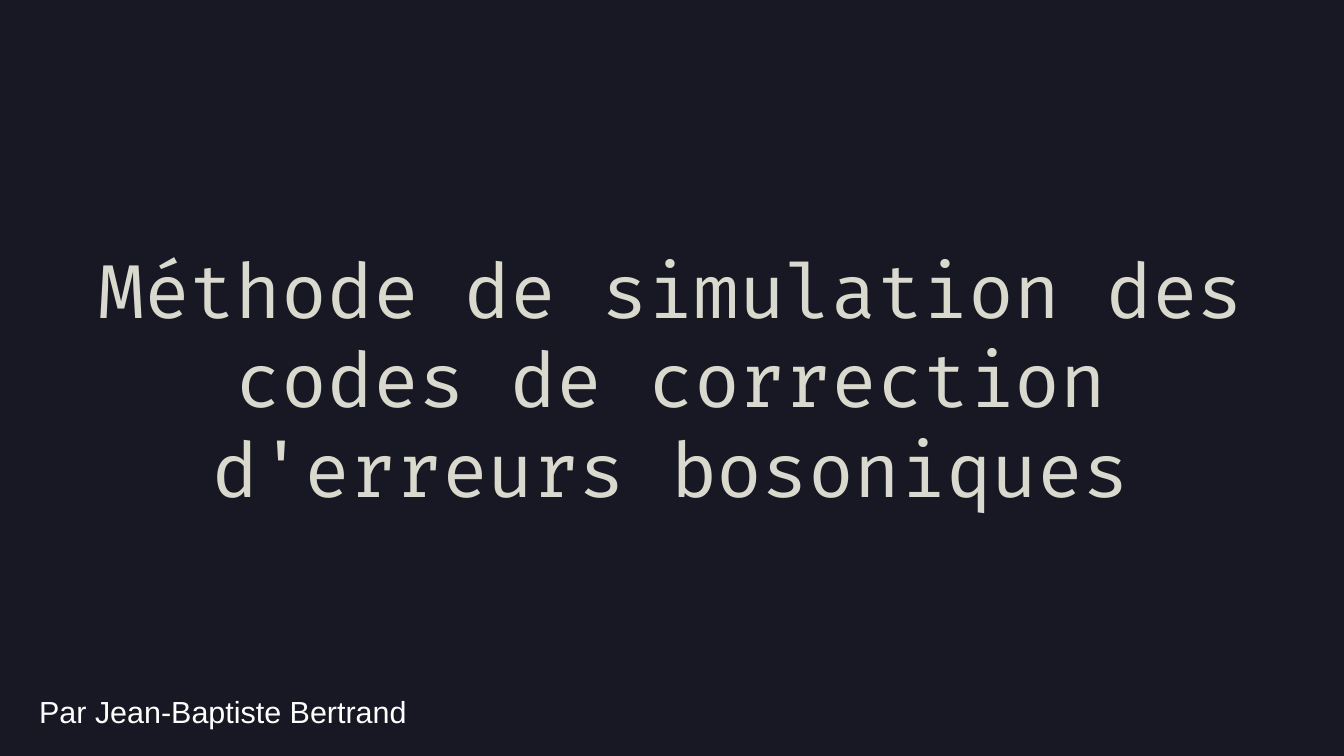
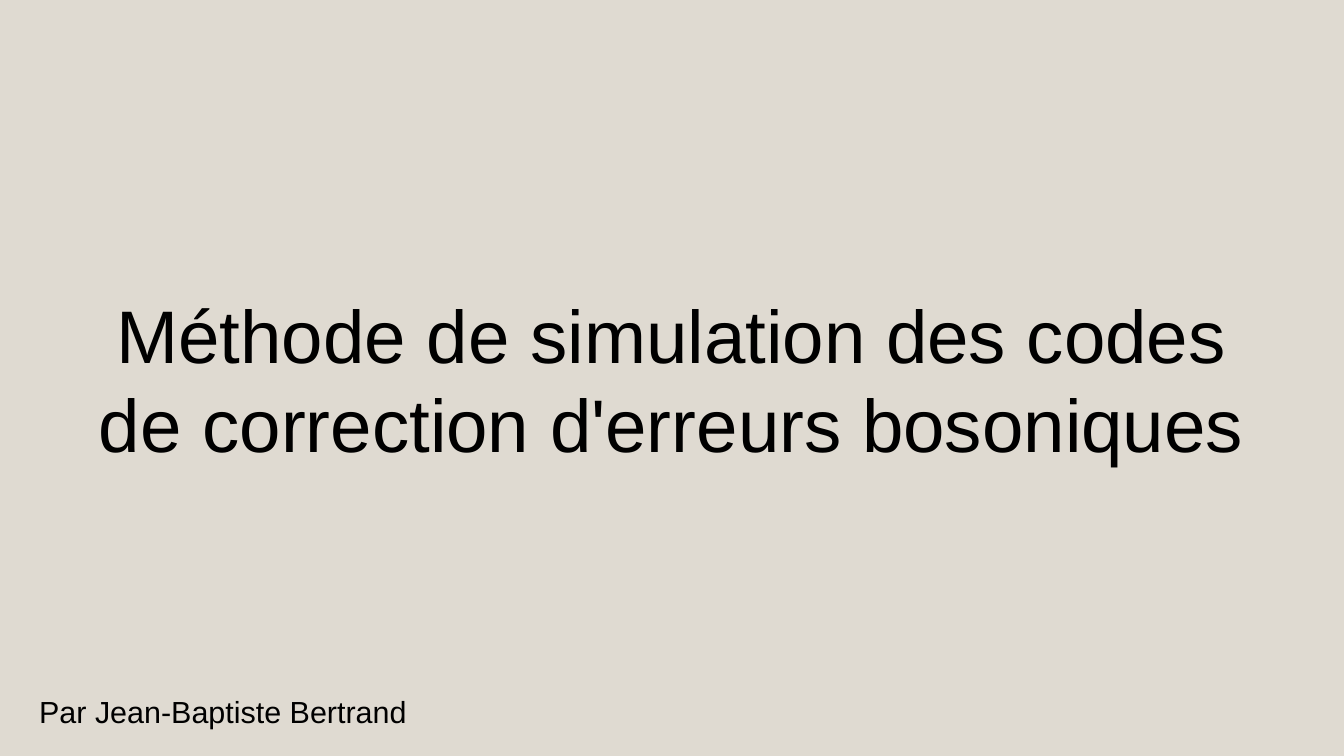
Before and after one commit to AmdaU/presentations, a slide deck: slide 1 of Seminaire/Seminaire.odp. Drawn at 1344x756 pixels with LibreOffice and Linux fonts; fonts in the diff are those of the drawing. Boxes give left, top, right and bottom in pixels: in the first picture for what was removed or moved away, otherwise in the second. Text is boxed around its words. In the diff, an @@ line names an element or a change of style, - is before the commit and + after.

```diff
--- a/Seminaire/Seminaire.odp
+++ b/Seminaire/Seminaire.odp
@@ background #181825 to #DFDAD1 @@
@@ title "Méthode de simulation des codes ..." at <box>99,308,1243,466</box>: font Fira Code to Arial, text colour #D9D9CE to #000000 @@
@@ text "Par Jean-Baptiste Bertrand" at <box>39,701,407,729</box>: text colour #FFFFFF to #000000 @@
```
Also in this commit, not shown: 15 other slides changed, 13 slides added, 5 slides removed, 54 other files.
